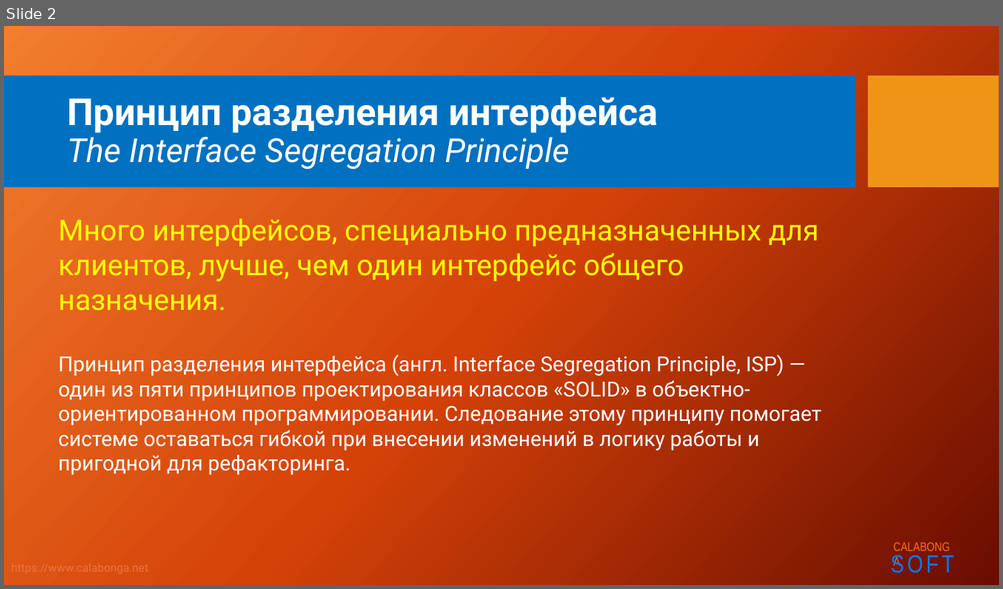
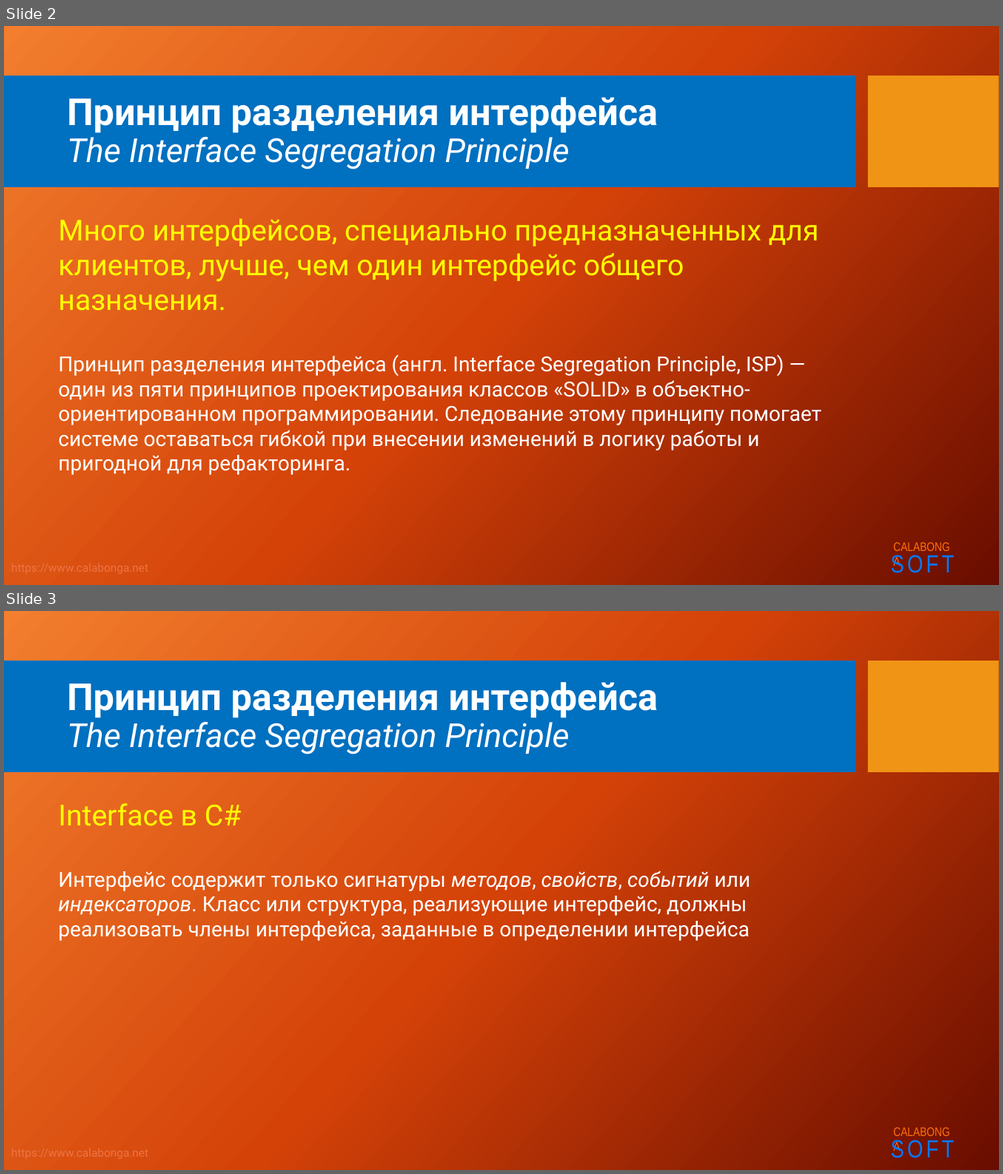
Before and after one commit to Calabonga/SOLID, a slide deck: Powerpoint/4.SOLID_I.pptx. Shown one above the other, each under a label of ours: slide 2 before the commit, slides 2 and 3 after it. The pictures are 1003x589 and 1003x1174 pixels, drawn with LibreOffice and Linux fonts; fonts in the diff are those of the drawing; background and template pictures are left out. Boxes give left, top, right and bottom in pixels: in the first picture for what was removed or moved away, otherwise in the second. Text is boxed around its words. In the diff, an @@ line names an element or a change of style, - is before the commit and + after.

```diff
--- a/Powerpoint/4.SOLID_I.pptx
+++ b/Powerpoint/4.SOLID_I.pptx
@@ slide 3 added at box(4, 611, 999, 1170), background picture (left out); not listed: 5 template elements that a slide beside it also shows @@
@@ title added at box(67, 682, 658, 755), 32 pt, text #FFFFFF, italic @@
+Принцип разделения интерфейса
+The Interface Segregation Principle
@@ text added at box(58, 803, 751, 941), 20 pt, text #FFFFFF @@
+Interface в C#
+Интерфейс содержит только сигнатуры методов, свойств, событий или индексаторов. Класс или структура, реализующие интерфейс, должны реализовать члены интерфейса, заданные в определении интерфейса
```
Also in this commit, not shown: 4 other slides added, 1 other file.
